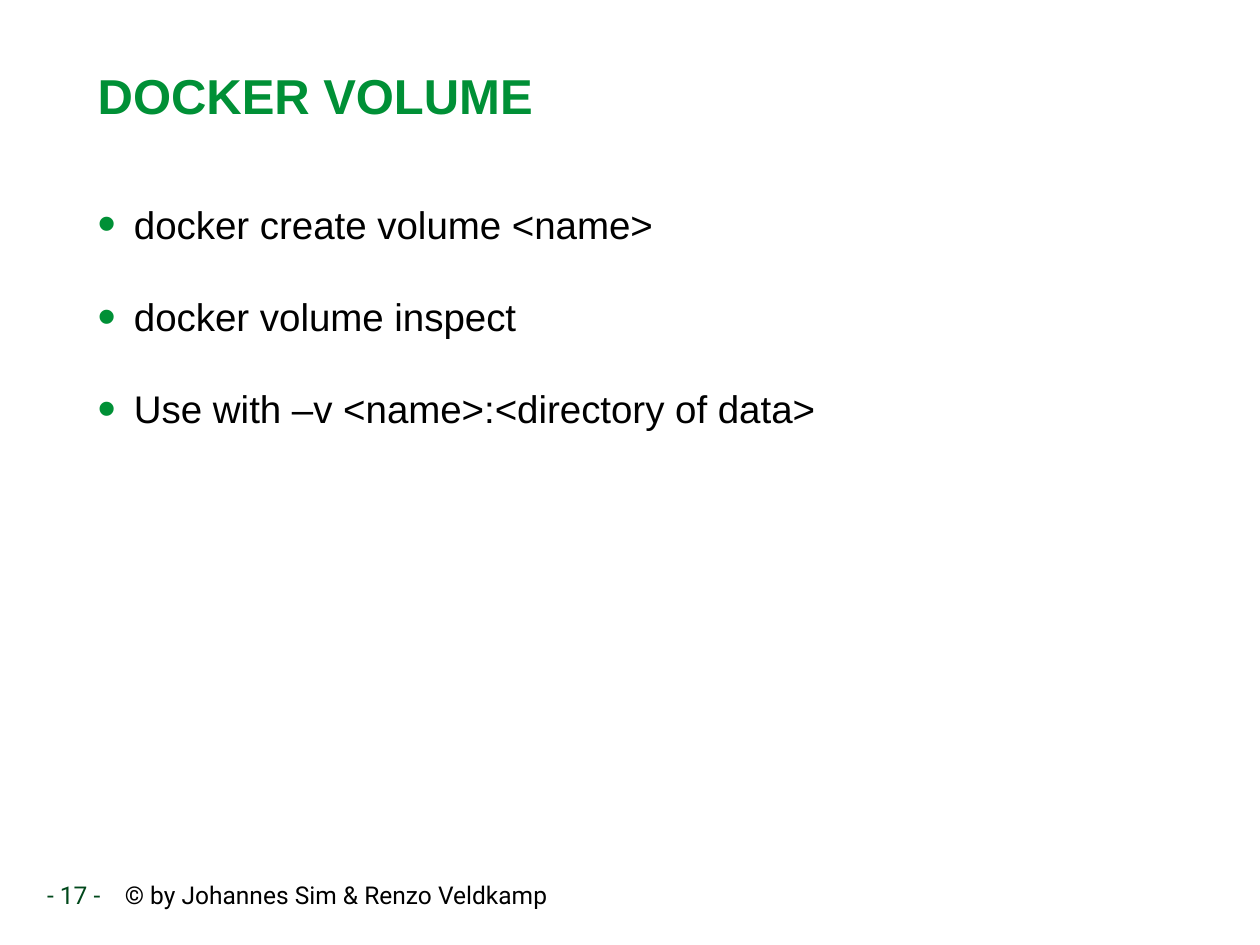
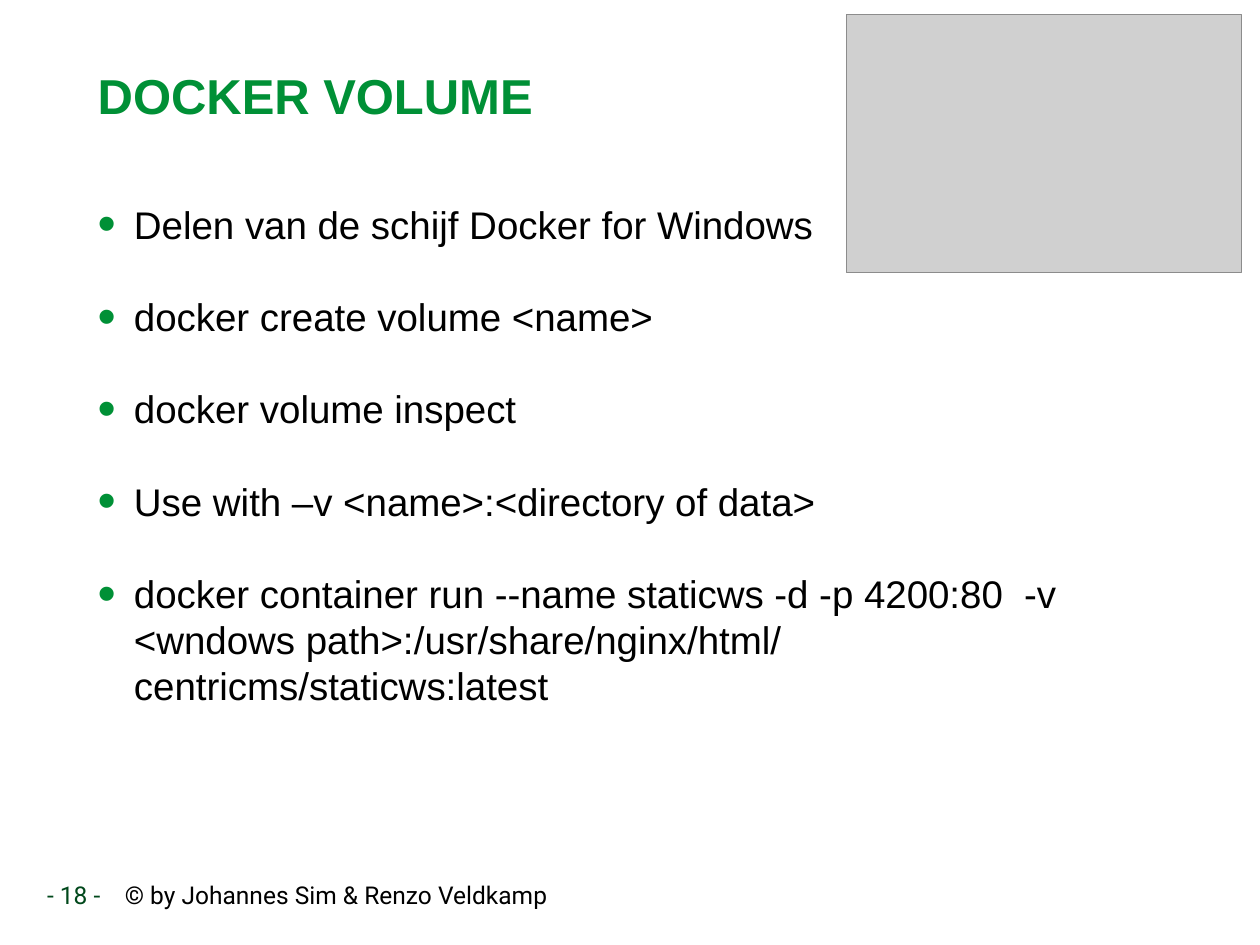
Before and after one commit to RenzoVeldkamp/MicroContainer, a slide deck: slide 18 of Presentatie/Docker102.pptx (slide 17 before the commit). Drawn at 1260x945 pixels with LibreOffice and Linux fonts; fonts in the diff are those of the drawing; grey boxes stand for pictures; background and template pictures are left out. Boxes give left, top, right and bottom in pixels: in the first picture for what was removed or moved away, otherwise in the second. Text is boxed around its words. In the diff, an @@ line names an element or a change of style, - is before the commit and + after.

```diff
--- a/Presentatie/Docker102.pptx
+++ b/Presentatie/Docker102.pptx
@@ picture added at [847,14,1242,272] @@
@@ text at [134,211,813,246]: paragraph added @@
+• Delen van de schijf Docker for Windows
@@ text at [134,580,1056,701]: paragraph added @@
+• docker container run --name staticws -d -p 4200:80 -v <wndows path>:/usr/share/nginx/html/ centricms/staticws:latest
@@ text at [60,885,547,910]: text changed @@
-- 17 - © by Johannes Sim & Renzo Veldkamp
+- 18 - © by Johannes Sim & Renzo Veldkamp
```
Also in this commit, not shown: 3 other slides changed, 1 slide added.
